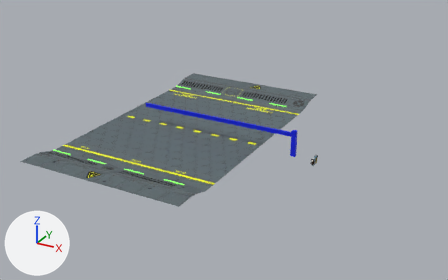
A saved change to the glTF model src/data/models.glb.
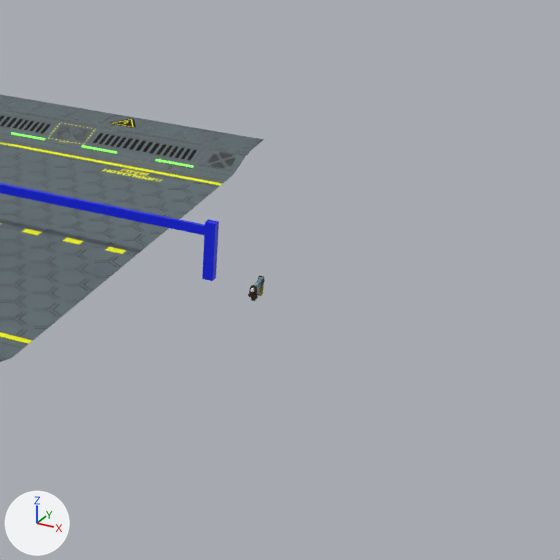
There are two pictures of each version: one whole from a camera (50 mm lens) standing at (11.69, -29.29, 14.67) and looking at (-4.15, -0.49, 0.27), one close up on the part from 45% to 100% of the width and 12% to 100% of the height. Every picture has the same lights, and +X, +Y and +Z are marked at lower left. Where no turn or scale is listed for an object, it has been applied to the vertices.

Names of what the first close-up shows: 'Road_Road_0', 'barrier'.
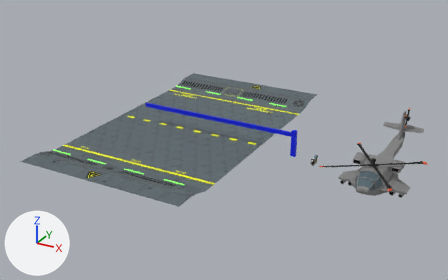
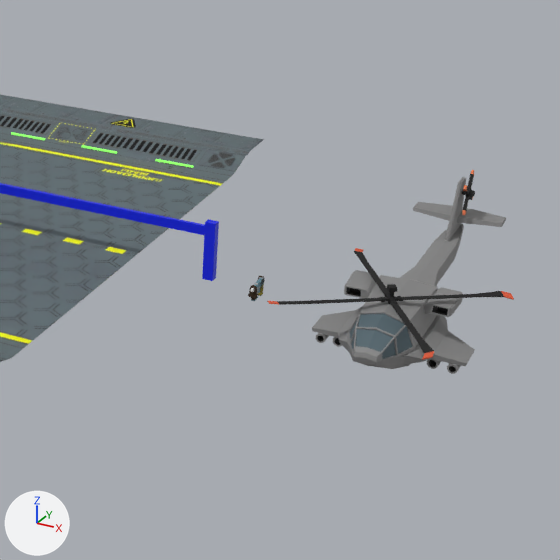
Location of each change, (x1, y1, x2, y2) in pixels of the close-ups (560 x 560 px):
'Object_4', added: after (312, 177, 506, 374)
'Object_8', added (black): after (277, 251, 504, 353)
'Object_6', added: after (267, 170, 514, 360)

What changed in the scene script:
```text
Add img_image_0_001:
    img_image_0_001 = load_image('Image_0.001', '_unpacked/Image_0.001', 256, 256, 'sRGB')
Add mat_material_005:
    mat_material_005 = principled_material('Material.005')
    mat_material_005.texture = img_image_0_001
    mat_material_005.metallic = 0.306
    mat_material_005.roughness = 0.767
Add me_object_1:
    me_object_1.from_pydata(...)  # 120 vertices, 210 faces; spans x -2.8..2.06, y -8.4..0.53, z -0.59..0.52
    me_object_1.materials.append(mat_material_005)  # picture img_image_0_001
Add me_object_2:
    me_object_2.from_pydata(...)  # 132 vertices, 252 faces; spans x -2.21..2.21, y -2.21..2.21, z -0.48..0.0
    me_object_2.materials.append(mat_material_005)  # picture img_image_0_001
Add me_object_0:
    me_object_0.from_pydata(...)  # 580 vertices, 1140 faces; spans x -1.82..1.82, y -2.23..6.22, z -0.78..1.58
    me_object_0.materials.append(mat_material_005)  # picture img_image_0_001
Add ob_object_6:
    ob_object_6 = bpy.data.objects.new('Object_6', me_object_1)
    ob_object_6.location = (4.95, 5.48, 1.28)
Add ob_object_8:
    ob_object_8 = bpy.data.objects.new('Object_8', me_object_2)
    ob_object_8.location = (4.58, -0.5, 1.06)
Add ob_object_4:
    ob_object_4 = bpy.data.objects.new('Object_4', me_object_0)
    ob_object_4.location = (4.58, 0.0, 0.0)
```
